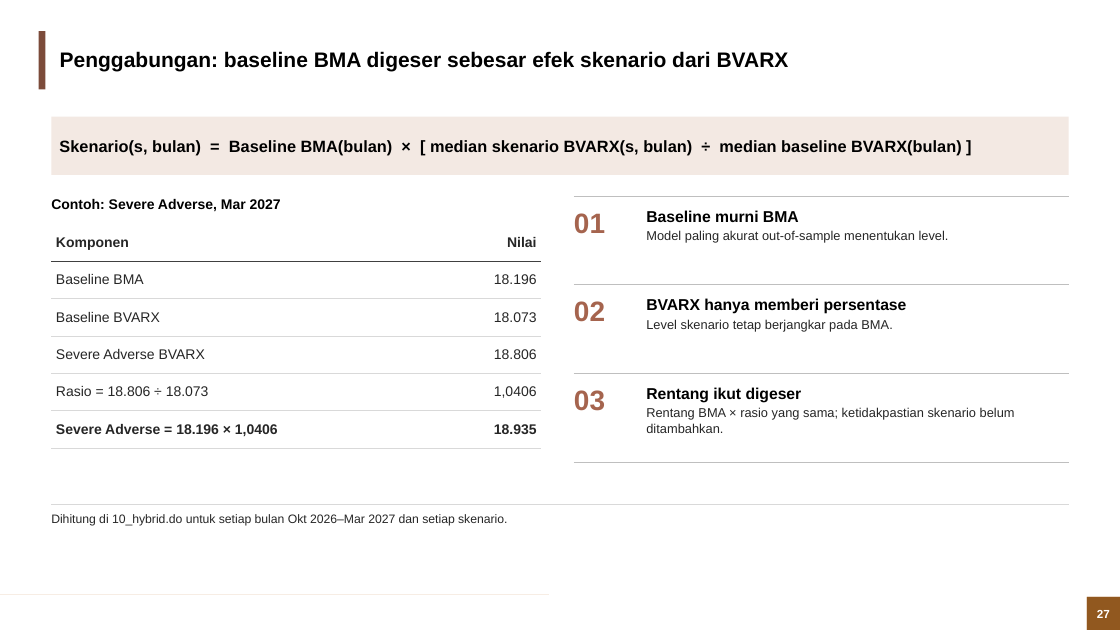
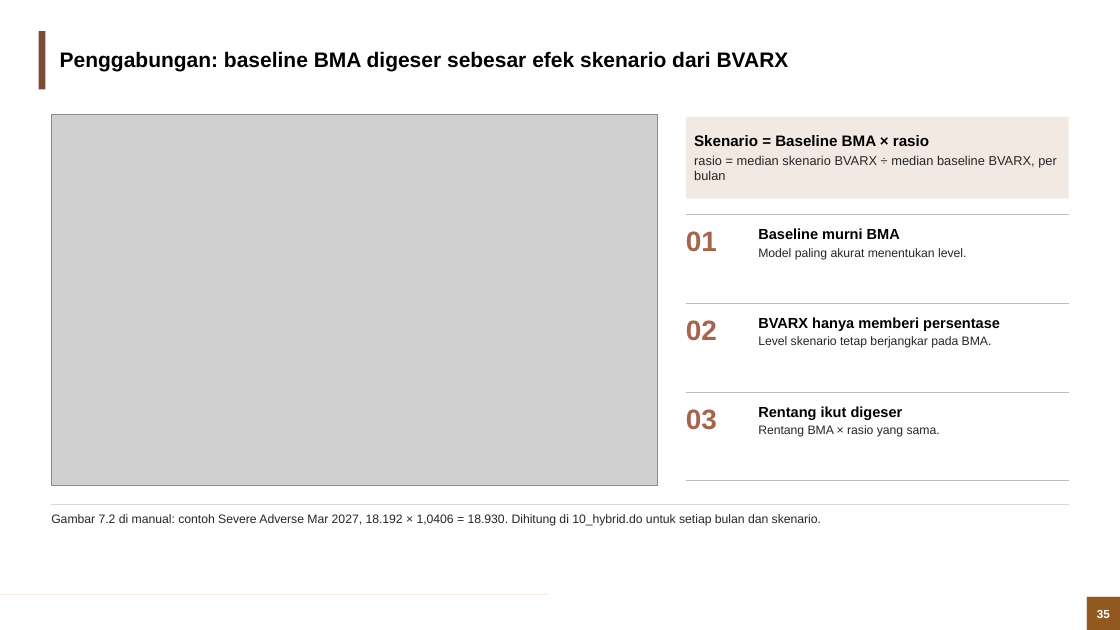
Before and after one commit to muhamadhaikal128/Simulasi-Rupiah, a slide deck: slide 35 of output/Simulasi_Rupiah_BMA_BVARX.pptx (slide 27 before the commit). Drawn at 1120x630 pixels with LibreOffice and Linux fonts; fonts in the diff are those of the drawing; grey boxes stand for pictures; background and template pictures are left out. Boxes give left, top, right and bottom in pixels: in the first picture for what was removed or moved away, otherwise in the second. Text is boxed around its words. In the diff, an @@ line names an element or a change of style, - is before the commit and + after.

Commit message:
Deck v4.2: restructured to follow the model manual chapters and flowcharts

```diff
--- a/output/Simulasi_Rupiah_BMA_BVARX.pptx
+++ b/output/Simulasi_Rupiah_BMA_BVARX.pptx
@@ picture added at [51, 114, 658, 485] @@
@@ rectangle "Skenario = Baseline BMA × ...": place and size @@
-rectangle "Skenario = Baseline BMA × ..." at [51, 117, 1069, 175]
+rectangle "Skenario = Baseline BMA × ..." at [686, 117, 1070, 198]
@@ text in rectangle at [694, 135, 1057, 180]: text changed; size 14 to 11 pt; text colour #000000 to #262626; bold off @@
-Skenario(s, bulan) = Baseline BMA(bulan) × [ median skenario BVARX(s, bulan) ÷ median baseline BVARX(bulan) ]
+Skenario = Baseline BMA × rasio
+rasio = median skenario BVARX ÷ median baseline BVARX, per bulan
@@ text removed at [51, 199, 281, 212] @@
-Contoh: Severe Adverse, Mar 2027
@@ table removed at [51, 224, 542, 449], 6 rows, 2 columns @@
-Komponen | Nilai
-Baseline BMA | 18.196
-Baseline BVARX | 18.073
-Severe Adverse BVARX | 18.806
-Rasio = 18.806 ÷ 18.073 | 1,0406
-Severe Adverse = 18.196 × 1,0406 | 18.935
@@ 3 texts: place and size @@
-3 texts at [574, 213, 605, 411]
+3 texts at [686, 231, 717, 430]
@@ line moved from (574, 196) - (1069, 196) to (686, 215) - (1069, 215) @@
@@ text at [758, 228, 900, 239]: size 13.5 to 12.5 pt in "Baseline murni BMA" @@
@@ text "Baseline murni BMA": place and size @@
-text "Baseline murni BMA" at [646, 210, 949, 243]
+text "Baseline murni BMA" at [758, 228, 966, 260]
@@ text at [758, 248, 966, 260]: text changed; size 11 to 10.5 pt @@
-Model paling akurat out-of-sample menentukan level.
+Model paling akurat menentukan level.
@@ line moved from (574, 285) - (1069, 285) to (686, 303) - (1069, 303) @@
@@ text "BVARX hanya memberi persentase": place and size @@
-text "BVARX hanya memberi persentase" at [646, 298, 907, 332]
+text "BVARX hanya memberi persentase" at [758, 317, 1000, 348]
@@ text "BVARX hanya memberi persentase" at [758, 317, 1000, 348]: size 13.5 to 12.5 pt in "BVARX hanya memberi persentase"; size 11 to 10.5 pt in "Level skenario tetap berjangkar pada BMA." @@
@@ line moved from (574, 373) - (1069, 373) to (686, 392) - (1069, 392) @@
@@ text at [758, 406, 903, 420]: size 13.5 to 12.5 pt in "Rentang ikut digeser" @@
@@ text "Rentang ikut digeser": place and size @@
-text "Rentang ikut digeser" at [646, 387, 1015, 420]
+text "Rentang ikut digeser" at [758, 406, 940, 437]
@@ text at [758, 425, 940, 437]: text changed; size 11 to 10.5 pt @@
-Rentang BMA × rasio yang sama; ketidakpastian skenario belum ditambahkan.
+Rentang BMA × rasio yang sama.
@@ line moved from (574, 462) - (1069, 462) to (686, 481) - (1069, 481) @@
@@ text at [51, 514, 821, 526]: text changed @@
-Dihitung di 10_hybrid.do untuk setiap bulan Okt 2026–Mar 2027 dan setiap skenario.
+Gambar 7.2 di manual: contoh Severe Adverse Mar 2027, 18.192 × 1,0406 = 18.930. Dihitung di 10_hybrid.do untuk setiap bulan dan skenario.
@@ page number at [1097, 610, 1110, 618]: text changed @@
-27
+35
```
Also in this commit, not shown: 28 other slides changed, 21 slides added, 5 slides removed.
